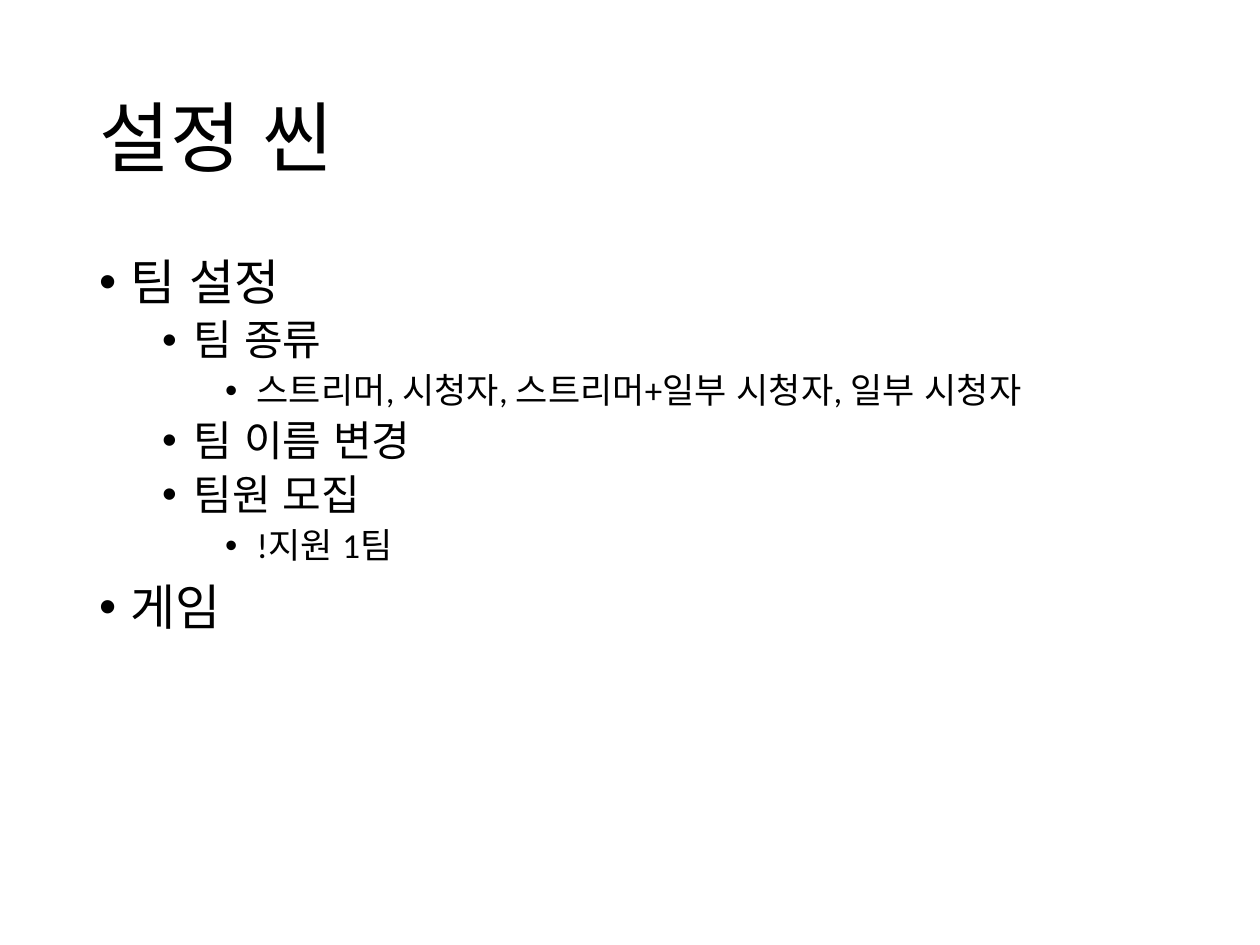
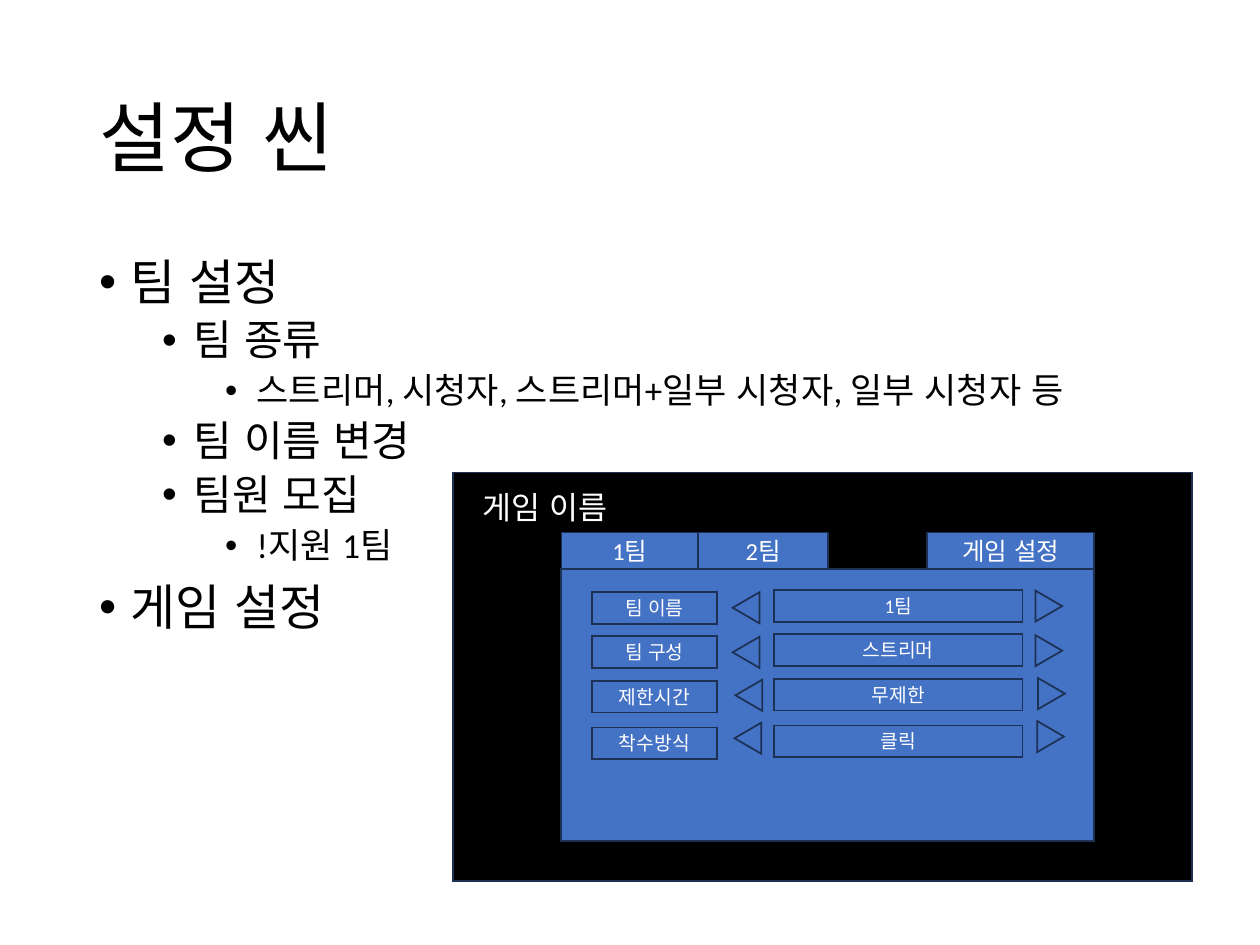
Before and after one commit to ShowSkillsSpark/svsv, a slide deck: slide 7 of 기획.pptx (slide 8 before the commit). Drawn at 1260x945 pixels with LibreOffice and Linux fonts; fonts in the diff are those of the drawing. Boxes give left, top, right and bottom in pixels: in the first picture for what was removed or moved away, otherwise in the second. Text is boxed around its words. In the diff, an @@ line names an element or a change of style, - is before the commit and + after.

```diff
--- a/기획.pptx
+++ b/기획.pptx
@@ text at (257,374,1063,408): text changed @@
-    • 스트리머, 시청자, 스트리머+일부 시청자, 일부 시청자
+    • 스트리머, 시청자, 스트리머+일부 시청자, 일부 시청자 등
@@ rectangle added at (454,472,1192,881), fill #000000, outline #1E3256 1 pt @@
@@ text added at (482,493,607,522), 18 pt, text #FFFFFF @@
+게임 이름
@@ rectangle added at (562,533,699,570), fill #4472C4, outline #1E3256 1 pt, 14 pt, text #FFFFFF @@
+1팀
@@ rectangle added at (698,533,828,570), fill #4472C4, outline #1E3256 1 pt, 14 pt, text #FFFFFF @@
+2팀
@@ rectangle added at (927,533,1094,570), fill #4472C4, outline #1E3256 1 pt, 14 pt, text #FFFFFF @@
+게임 설정
@@ text at (131,584,324,629): text changed @@
-• 게임
+• 게임 설정
@@ rectangle added at (561,570,1094,842), fill #4472C4, outline #1E3256 1 pt @@
@@ rectangle added at (592,592,717,624), fill #4472C4, outline #1E3256 1 pt, 11 pt, text #FFFFFF @@
+팀 이름
@@ triangle added at (733,592,760,624), fill #4472C4, outline #1E3256 1 pt @@
@@ rectangle added at (774,590,1022,621), fill #4472C4, outline #1E3256 1 pt, 11 pt, text #FFFFFF @@
+1팀
@@ triangle added at (1036,590,1062,621), fill #4472C4, outline #1E3256 1 pt @@
@@ rectangle added at (592,636,717,668), fill #4472C4, outline #1E3256 1 pt, 11 pt, text #FFFFFF @@
+팀 구성
@@ triangle added at (733,636,760,668), fill #4472C4, outline #1E3256 1 pt @@
@@ rectangle added at (774,634,1022,665), fill #4472C4, outline #1E3256 1 pt, 11 pt, text #FFFFFF @@
+스트리머
@@ triangle added at (1036,635,1062,667), fill #4472C4, outline #1E3256 1 pt @@
@@ rectangle added at (592,680,717,712), fill #4472C4, outline #1E3256 1 pt, 11 pt, text #FFFFFF @@
+제한시간
@@ triangle added at (736,679,762,711), fill #4472C4, outline #1E3256 1 pt @@
@@ rectangle added at (774,679,1022,711), fill #4472C4, outline #1E3256 1 pt, 11 pt, text #FFFFFF @@
+무제한
@@ triangle added at (1038,678,1065,709), fill #4472C4, outline #1E3256 1 pt @@
@@ rectangle added at (592,727,717,759), fill #4472C4, outline #1E3256 1 pt, 11 pt, text #FFFFFF @@
+착수방식
@@ triangle added at (735,722,761,753), fill #4472C4, outline #1E3256 1 pt @@
@@ rectangle added at (774,726,1022,757), fill #4472C4, outline #1E3256 1 pt, 11 pt, text #FFFFFF @@
+클릭
@@ triangle added at (1037,721,1063,752), fill #4472C4, outline #1E3256 1 pt @@
```
Also in this commit, not shown: 3 other slides changed, 1 slide removed, 18 other files.
